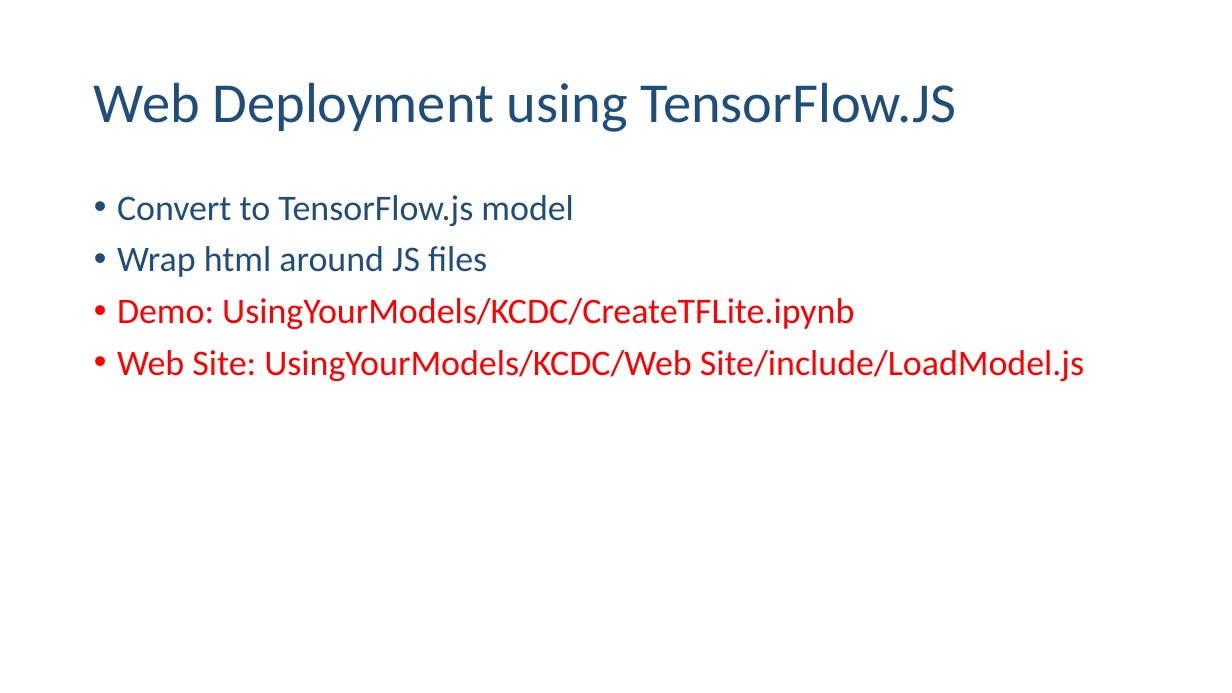
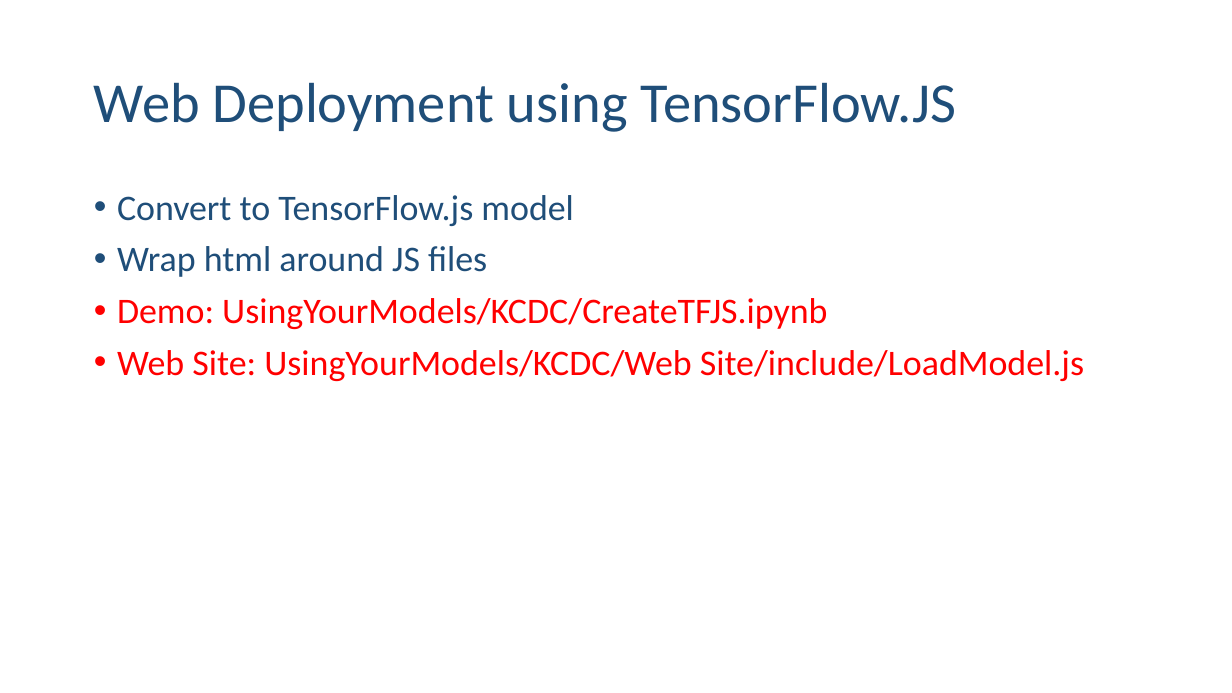
Before and after one commit to ehennis/Blog, a slide deck: slide 8 of UsingYourModels/DL-KCDC.pptx. Drawn at 1232x693 pixels with LibreOffice and Linux fonts; fonts in the diff are those of the drawing. Boxes give left, top, right and bottom in pixels: in the first picture for what was removed or moved away, otherwise in the second. Text is boxed around its words. In the diff, an @@ line names an element or a change of style, - is before the commit and + after.

Commit message:
Updated TF JS notebook

```diff
--- a/UsingYourModels/DL-KCDC.pptx
+++ b/UsingYourModels/DL-KCDC.pptx
@@ text at [117,298,827,329]: text changed @@
-• Demo: UsingYourModels/KCDC/CreateTFLite.ipynb
+• Demo: UsingYourModels/KCDC/CreateTFJS.ipynb
```
